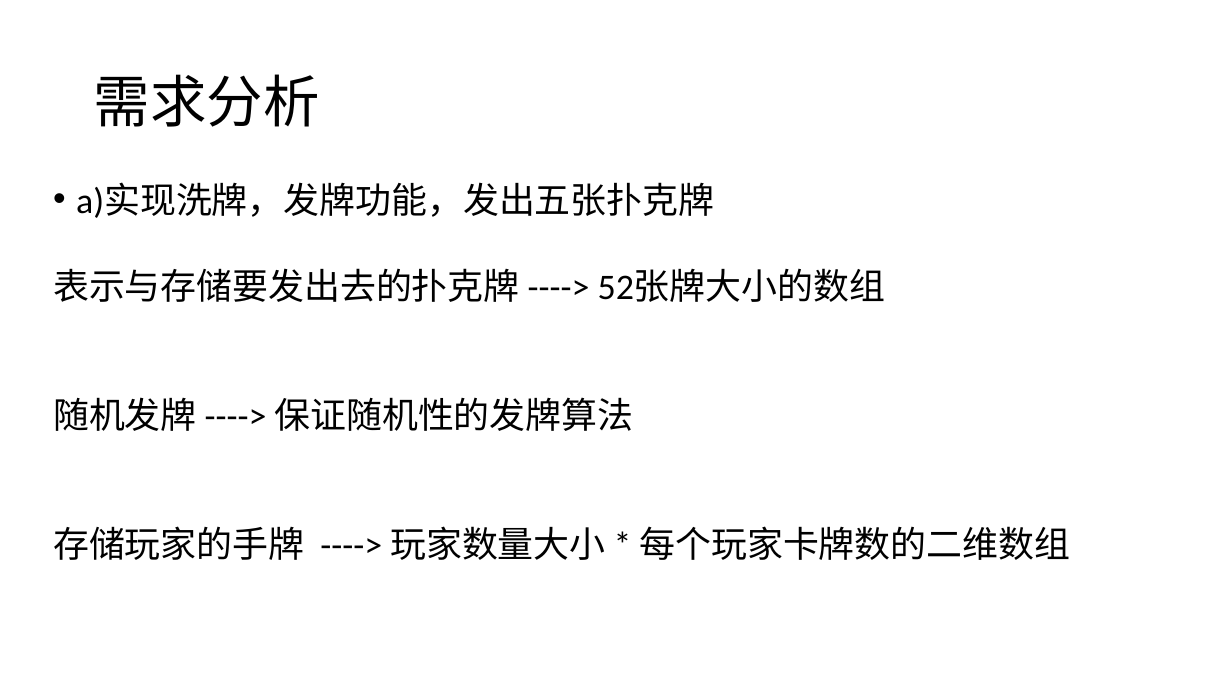
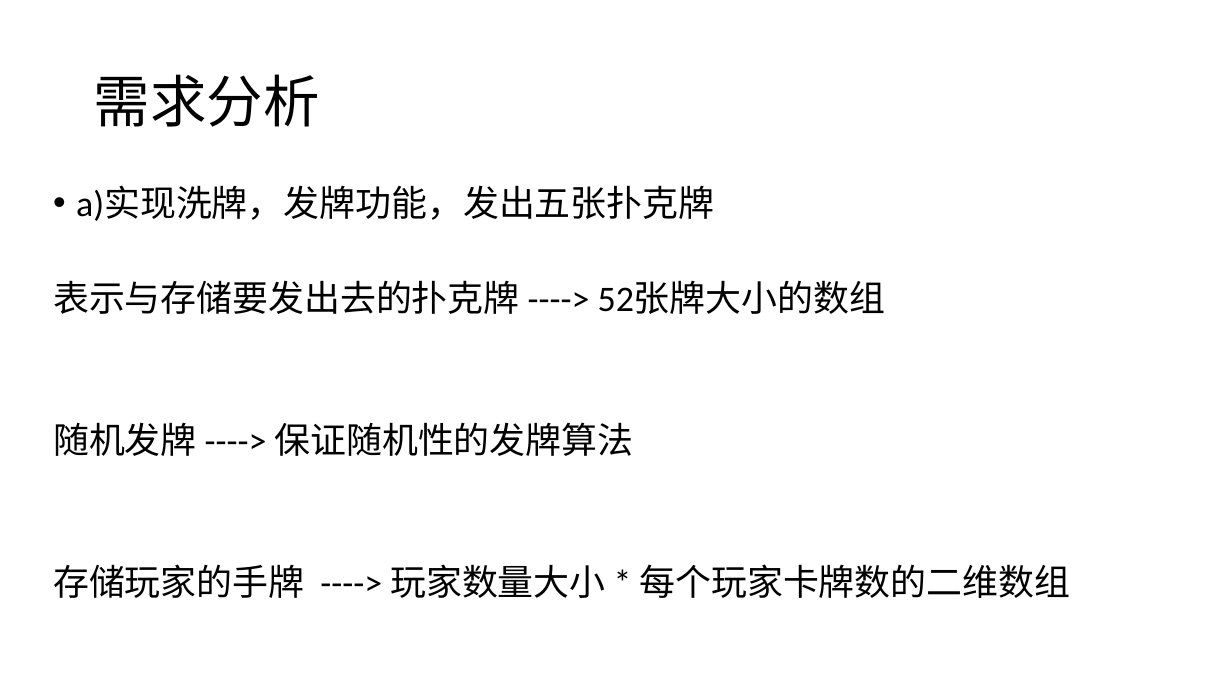
Before and after one commit to azukanawa/PokerGame, a slide deck: slide 6 of C语言小组汇报PPT.pptx. Drawn at 1232x693 pixels with LibreOffice and Linux fonts; fonts in the diff are those of the drawing. Boxes give left, top, right and bottom in pixels: in the first picture for what was removed or moved away, otherwise in the second. Text is boxed around its words. In the diff, an @@ line names an element or a change of style, - is before the commit and + after.

```diff
--- a/C语言小组汇报PPT.pptx
+++ b/C语言小组汇报PPT.pptx
@@ text "a)实现洗牌，发牌功能，发出五张扑克牌" at bbox=[53, 186, 1071, 598]: line spacing 0.7 to 0.8 @@
```
Also in this commit, not shown: 3 other slides changed, 8 slides added, 9 other files.
